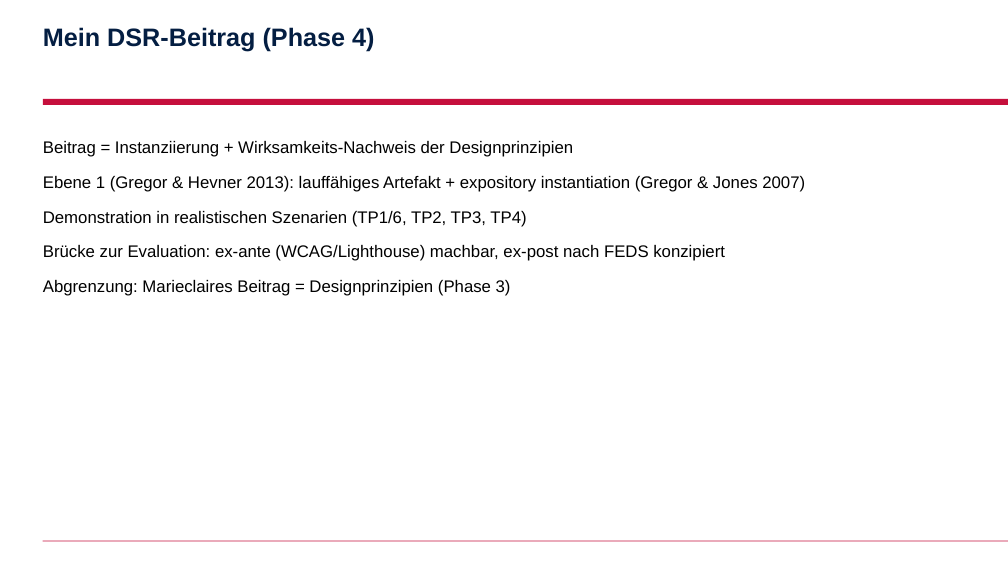
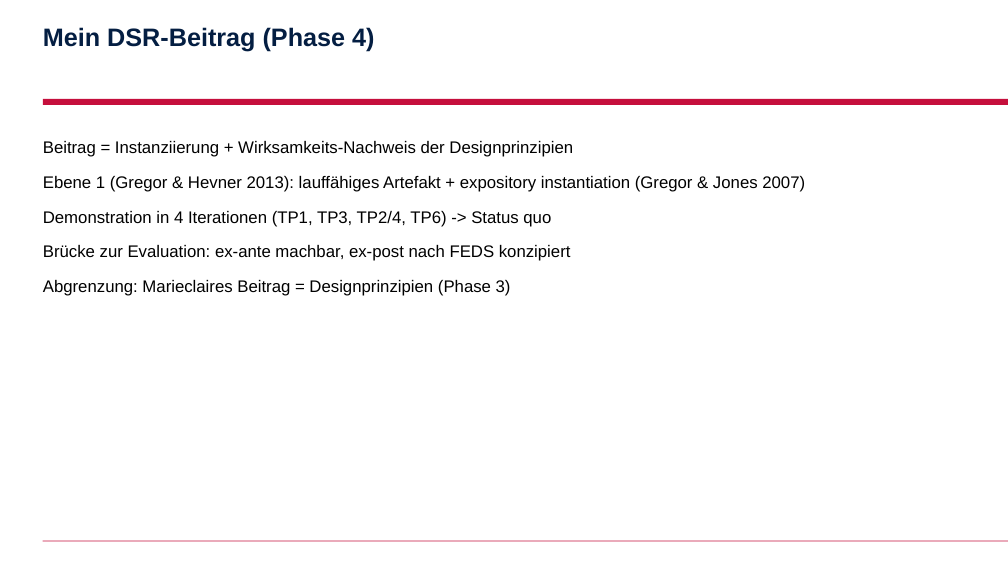
Before and after one commit to AnshulAgrawal7/zoe-sustainability-platform, a slide deck: slide 2 of docs/slides/anshul.pptx. Drawn at 1008x567 pixels with LibreOffice and Linux fonts; fonts in the diff are those of the drawing; background and template pictures are left out. Boxes give left, top, right and bottom in pixels: in the first picture for what was removed or moved away, otherwise in the second. Text is boxed around its words. In the diff, an @@ line names an element or a change of style, - is before the commit and + after.

```diff
--- a/docs/slides/anshul.pptx
+++ b/docs/slides/anshul.pptx
@@ text at box(43, 211, 571, 261): text changed @@
-Demonstration in realistischen Szenarien (TP1/6, TP2, TP3, TP4)
-Brücke zur Evaluation: ex-ante (WCAG/Lighthouse) machbar, ex-post nach FEDS konzipiert
+Demonstration in 4 Iterationen (TP1, TP3, TP2/4, TP6) -> Status quo
+Brücke zur Evaluation: ex-ante machbar, ex-post nach FEDS konzipiert
```
Also in this commit, not shown: 5 other slides changed, 2 slides added, 2 slides removed, 8 other files.
